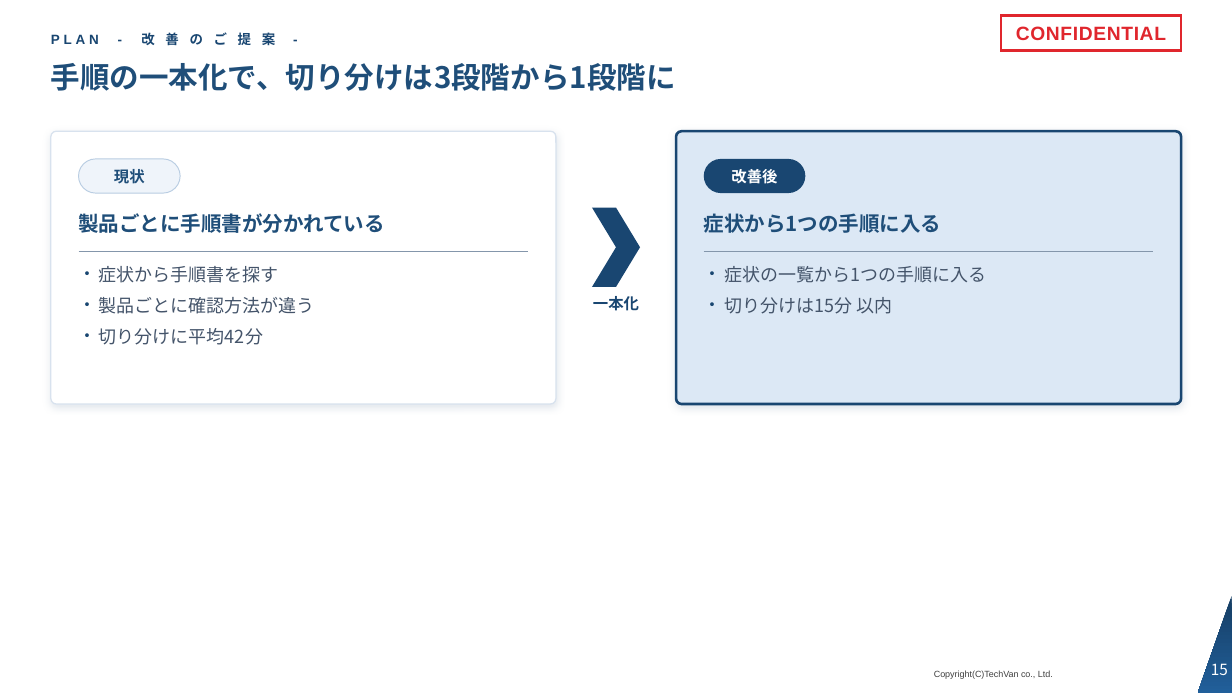
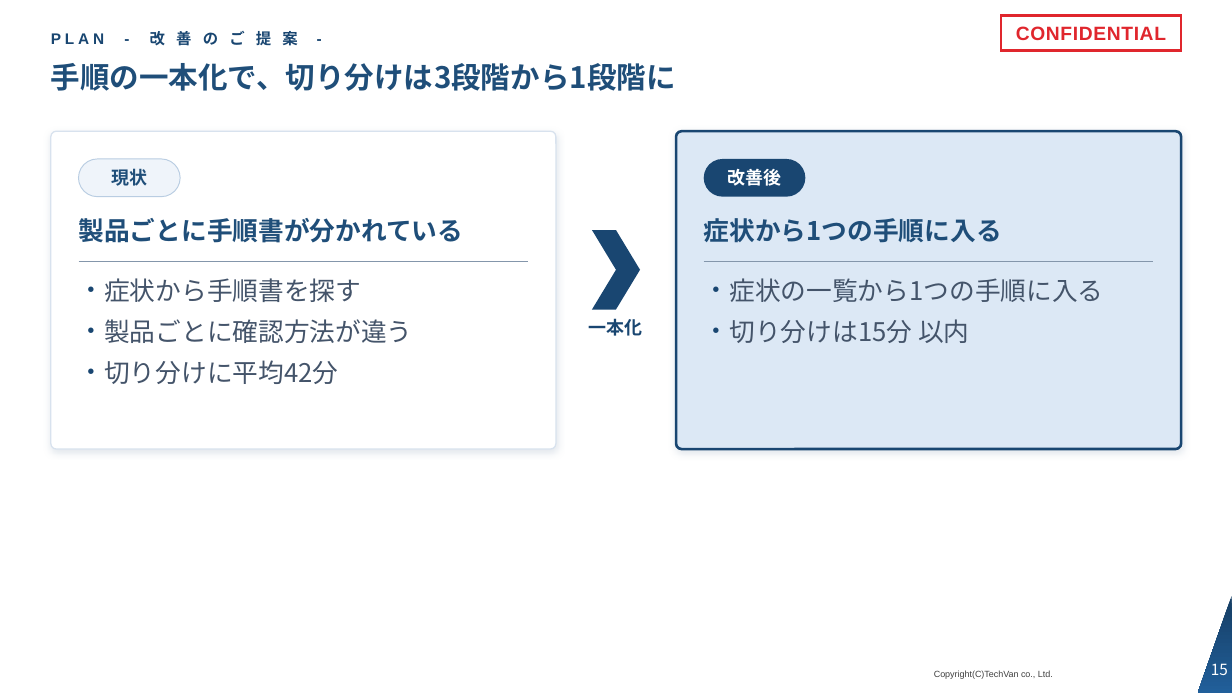
Before and after one commit to Kishi-Satoshi/slide-techvan-dist, a slide deck: slide 15 of plugins/slide-techvan/skills/slide-techvan/examples/catalog-techvan.pptx. Drawn at 1232x693 pixels with LibreOffice and Linux fonts; fonts in the diff are those of the drawing; background and template pictures are left out. Boxes give left, top, right and bottom in pixels: in the first picture for what was removed or moved away, otherwise in the second. Text is boxed around its words. In the diff, an @@ line names an element or a change of style, - is before the commit and + after.

```diff
--- a/plugins/slide-techvan/skills/slide-techvan/examples/catalog-techvan.pptx
+++ b/plugins/slide-techvan/skills/slide-techvan/examples/catalog-techvan.pptx
@@ text "PLAN - 改 善 の ..." at box(51, 29, 297, 49): size 10.5 to 12 pt @@
@@ rounded rectangle: place and size @@
-rounded rectangle at box(51, 131, 556, 404)
+rounded rectangle at box(51, 131, 556, 449)
@@ rounded rectangle at box(51, 131, 556, 449): proportions changed @@
@@ rounded rectangle at box(677, 131, 1182, 449): proportions changed @@
@@ rounded rectangle: place and size @@
-rounded rectangle at box(677, 131, 1182, 404)
+rounded rectangle at box(677, 131, 1182, 449)
@@ rounded rectangle "現状": place and size @@
-rounded rectangle "現状" at box(79, 159, 180, 193)
+rounded rectangle "現状" at box(79, 159, 180, 197)
@@ rounded rectangle "改善後": place and size @@
-rounded rectangle "改善後" at box(704, 159, 806, 193)
+rounded rectangle "改善後" at box(704, 159, 806, 197)
@@ text "製品ごとに手順書が分かれている" at box(79, 218, 464, 243): size 16 to 20 pt @@
@@ chevron: place and size @@
-chevron at box(592, 208, 640, 287)
+chevron at box(592, 230, 640, 310)
@@ text "症状から1つの手順に入る" at box(704, 218, 1002, 243): size 16 to 20 pt @@
@@ line moved from (79, 251) - (529, 251) to (79, 262) - (529, 262) @@
@@ line moved from (704, 251) - (1153, 251) to (704, 262) - (1153, 262) @@
@@ text "症状から手順書を探す": place and size @@
-text "症状から手順書を探す" at box(99, 266, 315, 345)
+text "症状から手順書を探す" at box(104, 278, 412, 384)
@@ text "症状から手順書を探す" at box(104, 278, 412, 384): size 14 to 20 pt @@
@@ text "症状の一覧から1つの手順に入る" at box(729, 278, 1103, 343): size 14 to 20 pt @@
@@ text "症状の一覧から1つの手順に入る": place and size @@
-text "症状の一覧から1つの手順に入る" at box(724, 266, 986, 314)
+text "症状の一覧から1つの手順に入る" at box(729, 278, 1103, 343)
@@ size 12 to 14 pt in 3 elements at box(79, 159, 180, 197), box(704, 159, 806, 197), box(589, 318, 643, 336) @@
@@ text "一本化": place and size @@
-text "一本化" at box(593, 296, 639, 311)
+text "一本化" at box(589, 318, 643, 336)
```
Also in this commit, not shown: 24 other slides changed, 11 other files.
